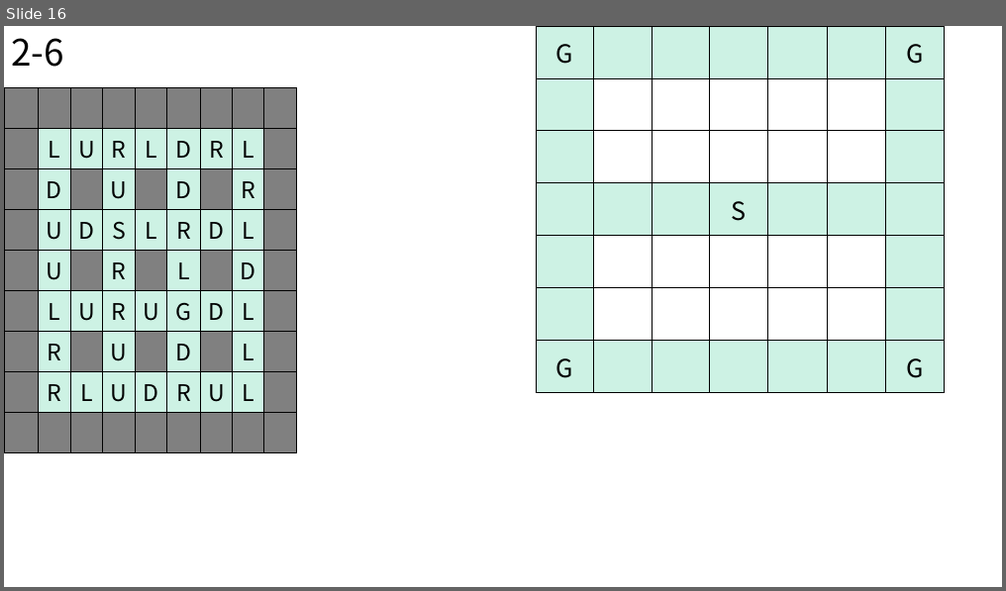
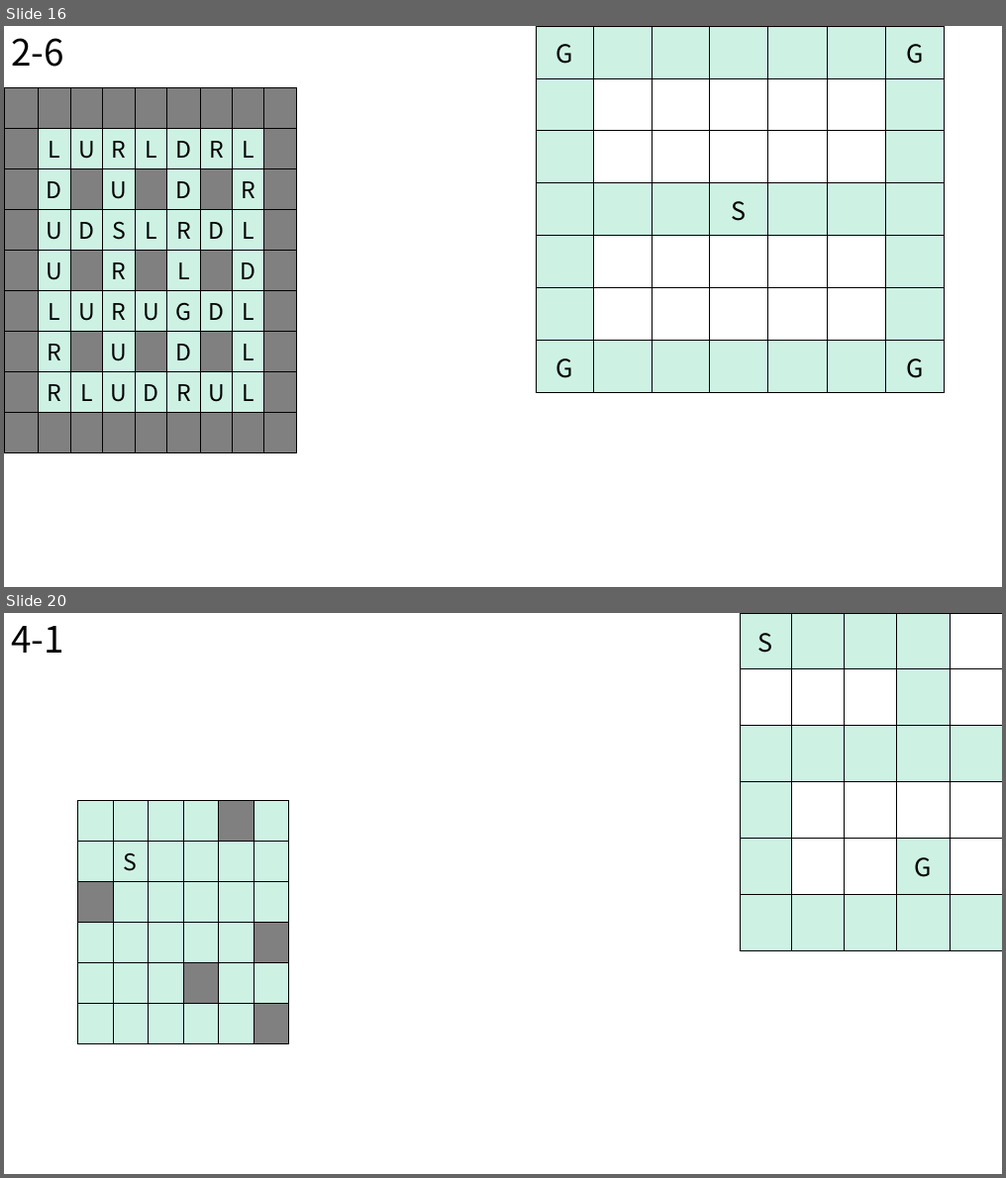
Before and after one commit to BSF0124/Brain-Control, a slide deck: etc/레벨디자인.pptx. Shown one above the other, each under a label of ours: slide 16 before the commit, slides 16 and 20 after it; the slides between them are not shown. The pictures are 1006x591 and 1006x1178 pixels, drawn with LibreOffice and Linux fonts; fonts in the diff are those of the drawing. Boxes give left, top, right and bottom in pixels: in the first picture for what was removed or moved away, otherwise in the second. Text is boxed around its words. In the diff, an @@ line names an element or a change of style, - is before the commit and + after.

```diff
--- a/etc/레벨디자인.pptx
+++ b/etc/레벨디자인.pptx
@@ slide 20 added at (4, 613, 1002, 1174), background #FFFFFF @@
@@ text added at (11, 626, 64, 653), 35 pt, text #000000 @@
+4-1
@@ table added at (740, 613, 1002, 951), 6 rows, 5 columns @@
+S |  |  |  | 
+ |  |  |  | 
+ |  |  |  | 
+ |  |  |  | 
+ |  |  | G | 
+ |  |  |  | 
@@ table added at (77, 801, 288, 1026), 6 rows, 6 columns @@
+ |  |  |  |  | 
+ | S |  |  |  | 
+ |  |  |  |  | 
+ |  |  |  |  | 
+ |  |  |  |  | 
+ |  |  |  |  | 
```
Also in this commit, not shown: 3 other slides added, 4 other files.
